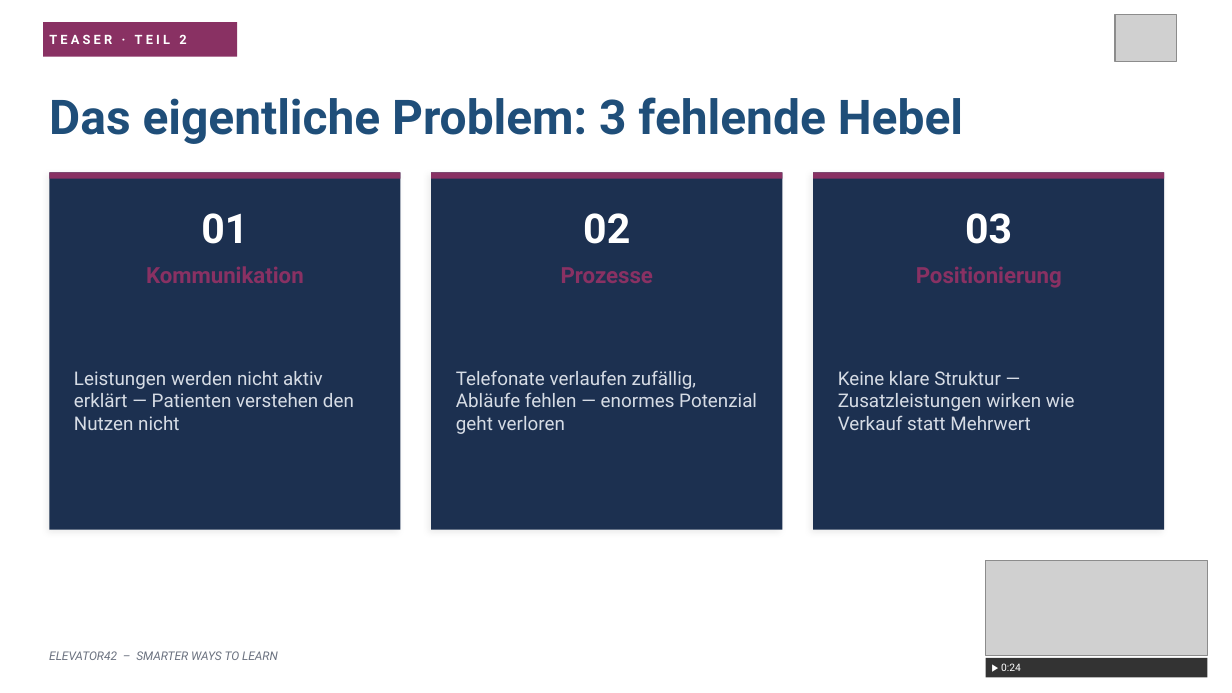
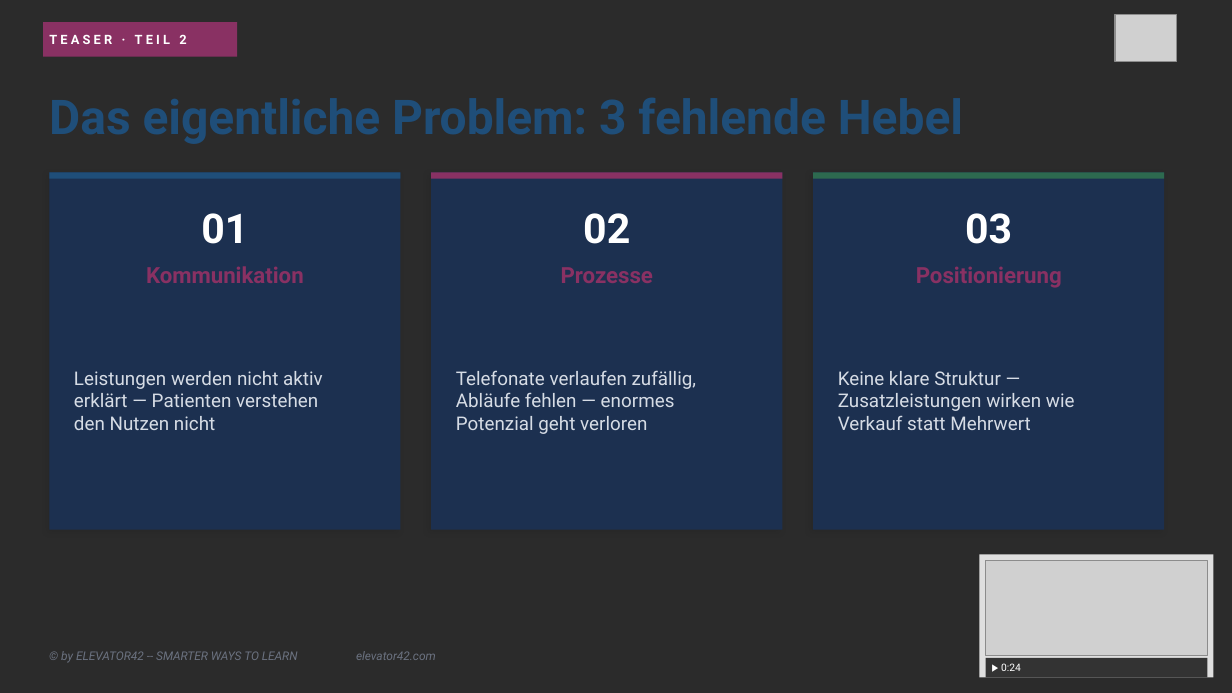
Before and after one commit to Dereinkommensberater/elevator42-kurs, a slide deck: slide 5 of praesentationen-pptx/Elevator42_ModulTeaser_Slides.pptx (slide 4 before the commit). Drawn at 1232x693 pixels with LibreOffice and Linux fonts; fonts in the diff are those of the drawing; grey boxes stand for pictures; background and template pictures are left out; a plain dark background stands for a picture behind light text. Boxes give left, top, right and bottom in pixels: in the first picture for what was removed or moved away, otherwise in the second. Text is boxed around its words. In the diff, an @@ line names an element or a change of style, - is before the commit and + after.

```diff
--- a/praesentationen-pptx/Elevator42_ModulTeaser_Slides.pptx
+++ b/praesentationen-pptx/Elevator42_ModulTeaser_Slides.pptx
@@ background #FFFFFF to picture (left out) @@
@@ rectangle at (49,172,400,179): fill #893163 to #1F4E79 @@
@@ rectangle at (813,172,1164,179): fill #893163 to #2D6A4F @@
@@ text at (74,371,323,430): text changed @@
-Leistungen werden nicht aktiv erklärt — Patienten verstehen den Nutzen nicht
+Leistungen werden nicht aktiv
+erklärt — Patienten verstehen
+den Nutzen nicht
@@ text at (456,370,697,434): text changed @@
-Telefonate verlaufen zufällig, Abläufe fehlen — enormes Potenzial geht verloren
+Telefonate verlaufen zufällig,
+Abläufe fehlen — enormes
+Potenzial geht verloren
@@ text at (61,651,436,663): text changed @@
-ELEVATOR42 – SMARTER WAYS TO LEARN
+© by ELEVATOR42 -- SMARTER WAYS TO LEARN elevator42.com
```
Also in this commit, not shown: 5 other slides changed, 2 slides added, 1 slide removed, 1 other file.
